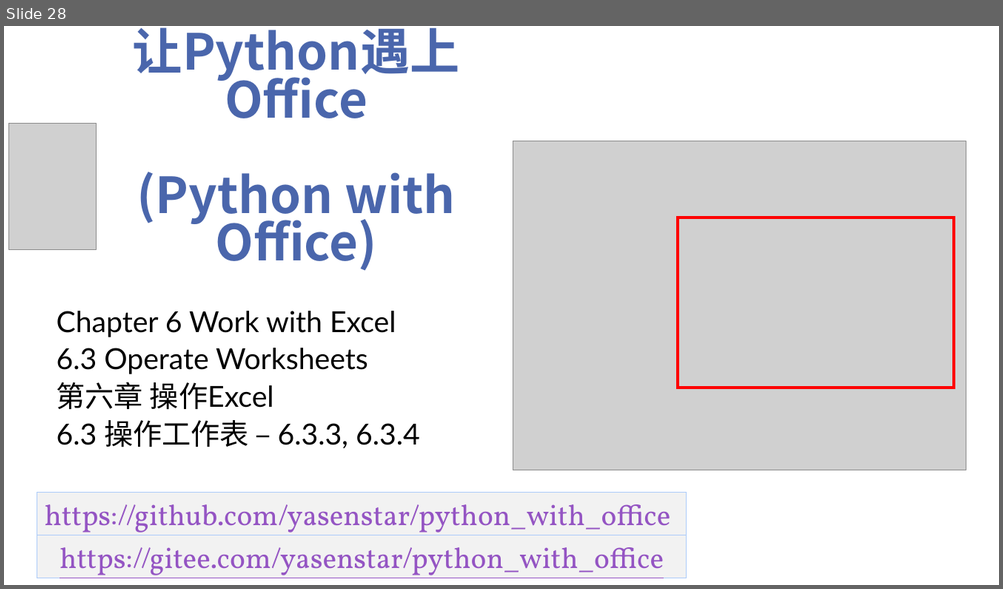
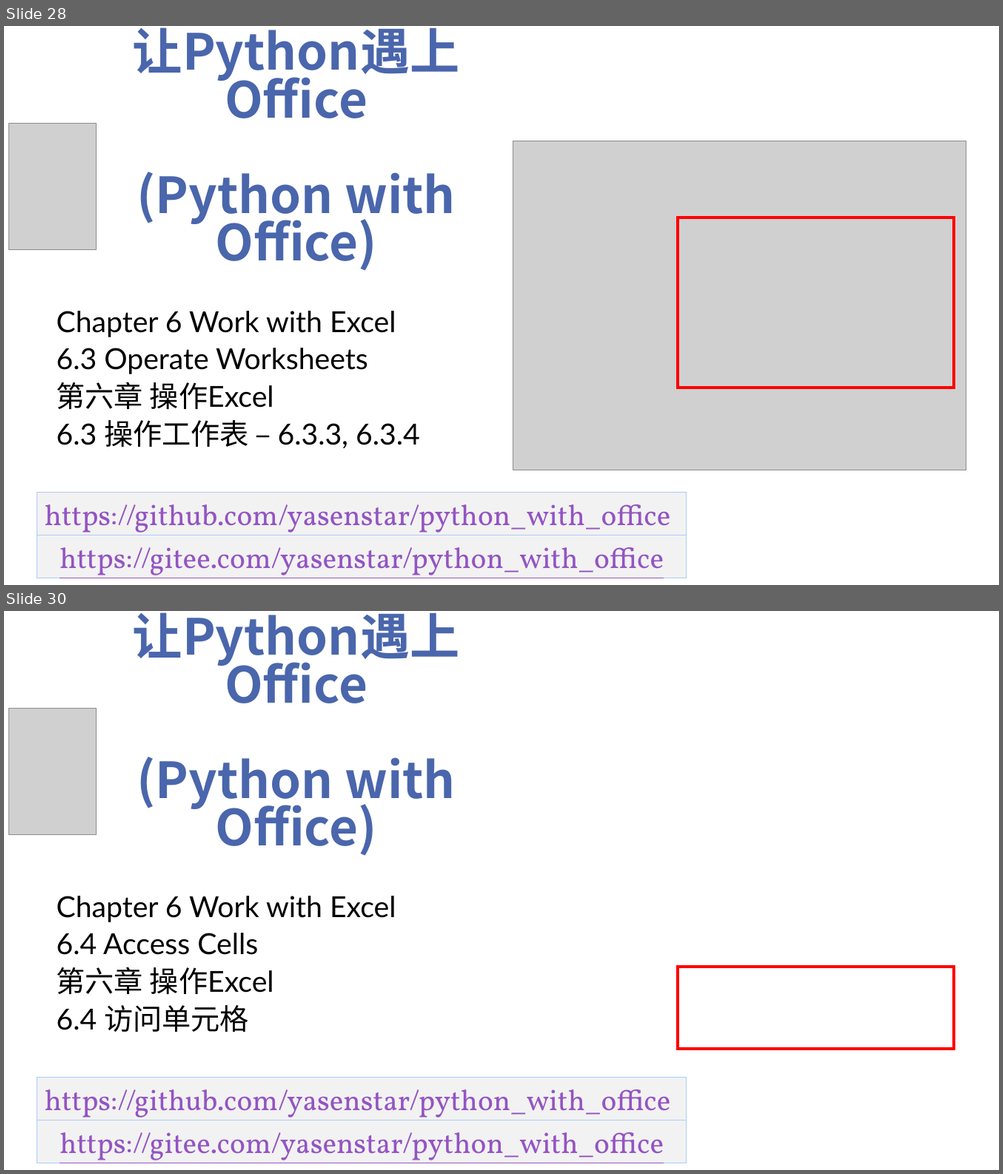
Before and after one commit to yasenstar/python_with_office, a slide deck: Video_Covers.pptx. Shown one above the other, each under a label of ours: slide 28 before the commit, slides 28 and 30 after it; the slides between them are not shown. The pictures are 1003x589 and 1003x1174 pixels, drawn with LibreOffice and Linux fonts; fonts in the diff are those of the drawing; grey boxes stand for pictures; background and template pictures are left out. Boxes give left, top, right and bottom in pixels: in the first picture for what was removed or moved away, otherwise in the second. Text is boxed around its words. In the diff, an @@ line names an element or a change of style, - is before the commit and + after.

```diff
--- a/Video_Covers.pptx
+++ b/Video_Covers.pptx
@@ slide 30 added at (x1=4, y1=611, x2=999, y2=1170), background picture (left out) @@
@@ title added at (x1=133, y1=612, x2=460, y2=856), 48 pt, text #4A66AC, bold @@
+让Python遇上Office
+(Python with Office)
@@ picture added at (x1=8, y1=708, x2=96, y2=834) @@
@@ subtitle added at (x1=57, y1=896, x2=395, y2=1033), 28 pt, text #000000 @@
+Chapter 6 Work with Excel
+6.4 Access Cells
+第六章 操作Excel
+6.4 访问单元格
@@ rectangle added at (x1=677, y1=967, x2=954, y2=1049), outline #FF0000 3 pt @@
@@ rectangle added at (x1=37, y1=1078, x2=686, y2=1121), fill #F2F2F2, outline #ACCBF9 0.75 pt, 28 pt, text #9454C3, underline @@
+https://github.com/yasenstar/python_with_office
@@ rectangle added at (x1=37, y1=1121, x2=686, y2=1163), fill #F2F2F2, outline #ACCBF9 0.75 pt, 28 pt, text #9454C3, underline @@
+https://gitee.com/yasenstar/python_with_office
```
Also in this commit, not shown: 1 slide changed, 2 other files.
